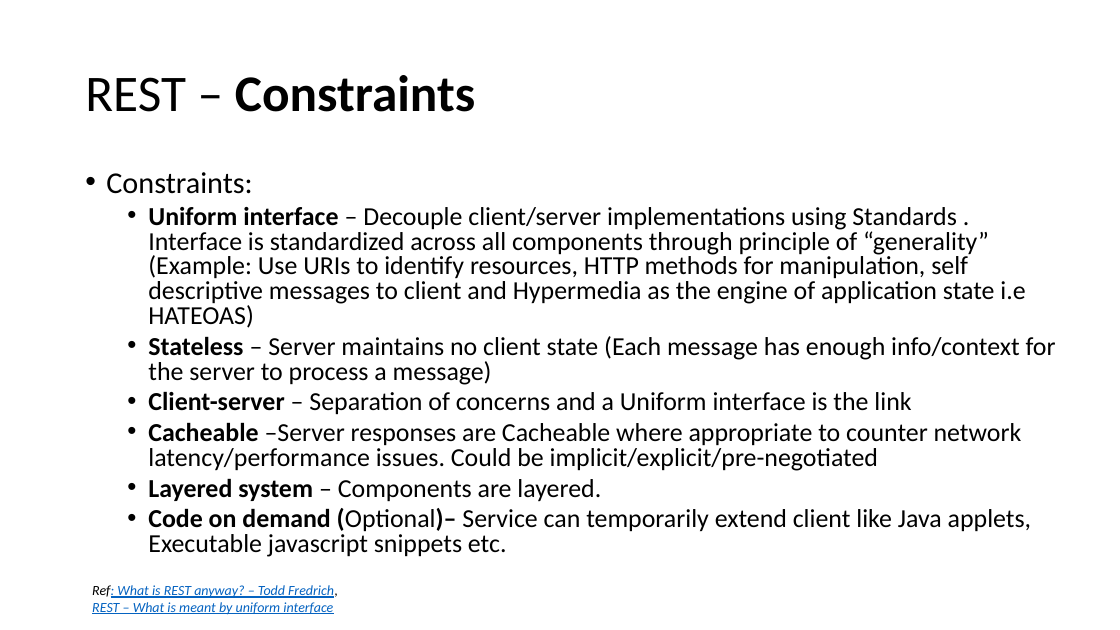
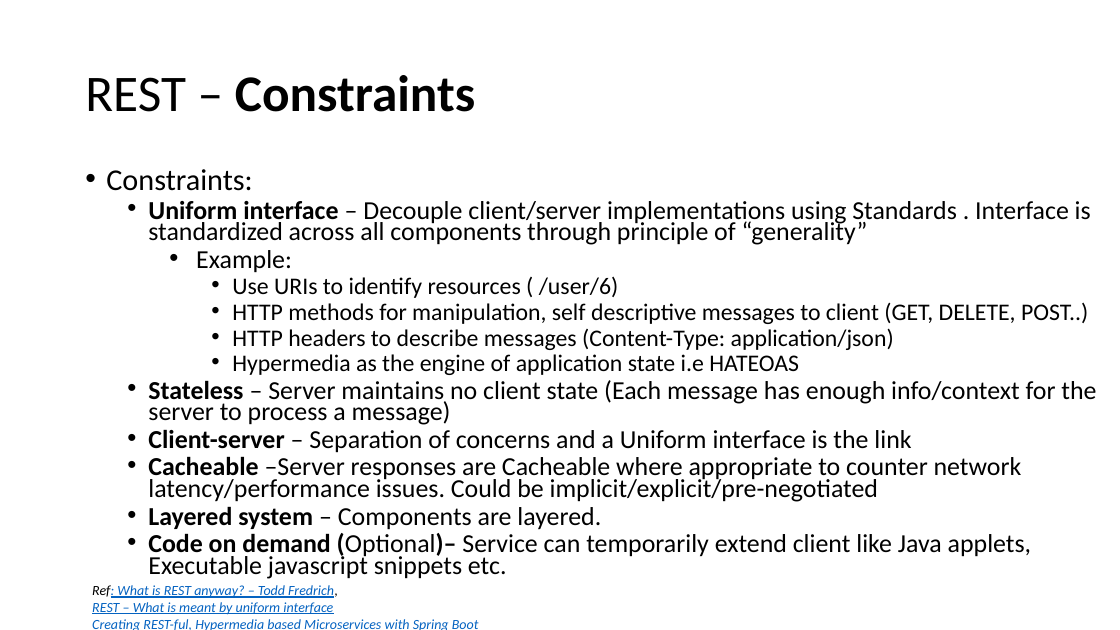
Before and after one commit to batchu/spring-boot-ujug, a slide deck: slide 6 of Spring Boot.pptx (slide 4 before the commit). Drawn at 1120x630 pixels with LibreOffice and Linux fonts; fonts in the diff are those of the drawing. Boxes give left, top, right and bottom in pixels: in the first picture for what was removed or moved away, otherwise in the second. Text is boxed around its words. In the diff, an @@ line names an element or a change of style, - is before the commit and + after.

Commit message:
Updated REST in PPT

```diff
--- a/Spring Boot.pptx
+++ b/Spring Boot.pptx
@@ text at <box>106,169,1096,579</box>: line spacing 0.8 to 0.7 @@
@@ text at <box>148,201,1091,375</box>: text changed; size 22.2 to 20.4 pt @@
-  • Uniform interface – Decouple client/server implementations using Standards . Interface is standardized across all components through principle of “generality” (Example: Use URIs to identify resources, HTTP methods for manipulation, self descriptive messages to client and Hypermedia as the engine of application state i.e HATEOAS)
+  • Uniform interface – Decouple client/server implementations using Standards . Interface is standardized across all components through principle of “generality”
+    • Example:
+      • Use URIs to identify resources ( /user/6)
+      • HTTP methods for manipulation, self descriptive messages to client (GET, DELETE, POST..)
+      • HTTP headers to describe messages (Content-Type: application/json)
+      • Hypermedia as the engine of application state i.e HATEOAS
@@ text at <box>92,619,479,630</box>: paragraph added @@
+Creating REST-ful, Hypermedia based Microservices with Spring Boot
```
Also in this commit, not shown: 4 other slides changed, 2 slides added.
